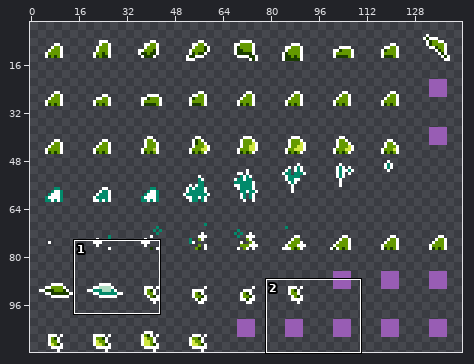
A sprite sheet gets an edit: assets/spritesheets/spr-frog.png. Above, an overview of the earlier version with the close-up marked.
Close-up. Old version:
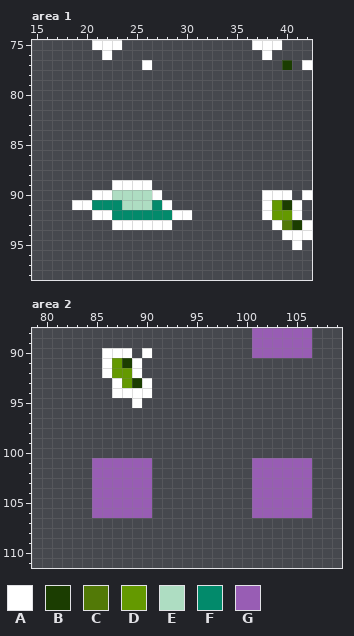
The file is 144x112 pixels. Colours within 5 levels of each other are drawn and written as one. Shown: area 1: x 15..42, y 75..98; area 2: x 79..109, y 88..111. The wide view leaves out empty margins.
Palette (. is transparent): A #ffffff  B #1b3d01  C #527907  D #649900  E #aeddc2  F #028a6b  G #985db4
Pixels before, area 1, first column x 19:
75 ..AAA.............AAA...
76 ...A...............A....
77 .......A.............B.A
78 ........................
79 ........................
80 ........................
81 ........................
82 ........................
83 ........................
84 ........................
85 ........................
86 ........................
87 ........................
88 ........................
89 ....AAAA................
90 ..AAEEEEA..........AAA.A
91 AAFFFEEEFA.........ADBA.
92 ..AAFFFFFFAA.......ADDA.
93 ....AAAAAA..........ACBA
94 .....................AAA
95 ......................A.
Pixels before, area 2, first column x 85:
 88 ................GGGGGG
 89 ................GGGGGG
 90 .AAA.A..........GGGGGG
 91 .ADBA.................
 92 .ADDA.................
 93 ..ADBA................
 94 ..AAAA................
 95 ....A.................
 96 ......................
 97 ......................
 98 ......................
 99 ......................
100 ......................
101 GGGGGG..........GGGGGG
102 GGGGGG..........GGGGGG
103 GGGGGG..........GGGGGG
104 GGGGGG..........GGGGGG
105 GGGGGG..........GGGGGG
106 GGGGGG..........GGGGGG
Now the later version:
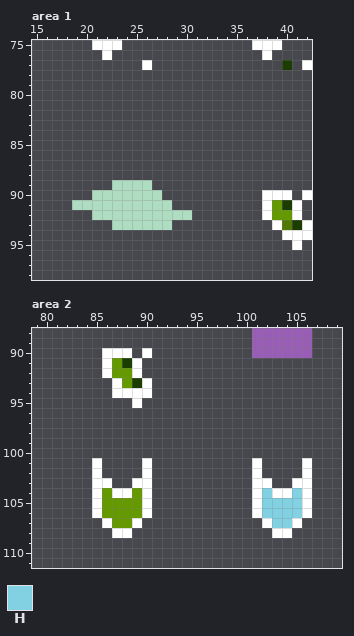
Colours new in this view: H #82d1e2
Difference:
Changed rows in their new state; - is an unchanged pixel.
Area 1:
first column x 19:
89 ----EEEE----
90 --EE----E---
91 EEEEE---EE--
92 --EEEEEEEEEE
93 ----EEEEEE--
Area 2:
first column x 85:
101 A....A----------A....A
102 A....A----------A....A
103 AA..AA----------AA..AA
104 ADAADA----------AHAAHA
105 ADDDDA----------AHHHHA
106 ADDDDA----------AHHHHA
107 -ADDA------------AHHA-
108 --AA--------------AA--
Pixel boxes of the changes (left, top, right, bottom) in both close-ups:
changed: (72, 180, 192, 230)
changed: (92, 458, 152, 538)
changed: (252, 458, 312, 538)
